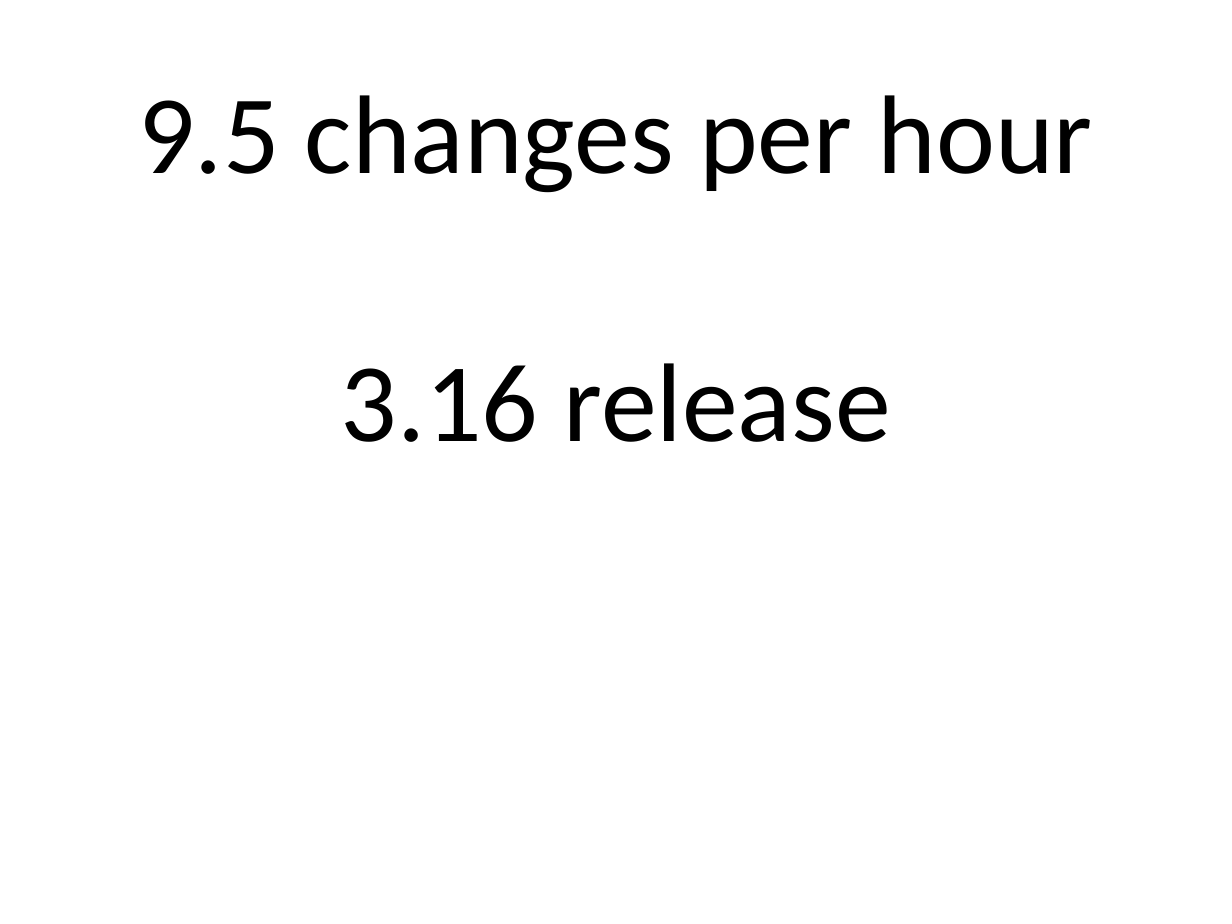
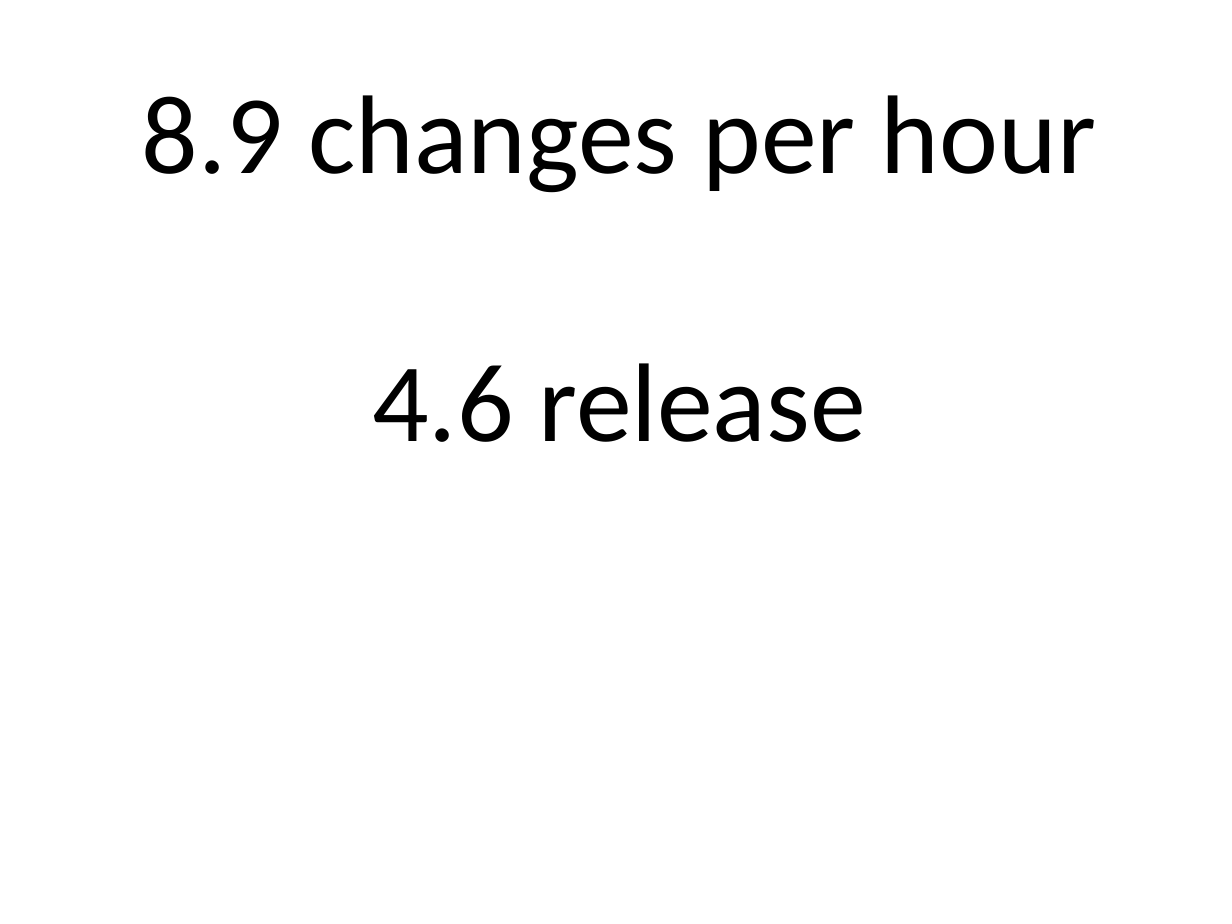
Before and after one commit to gregkh/kernel-development, a slide deck: slide 7 of kernel-development.odp. Drawn at 1232x924 pixels with LibreOffice and Linux fonts; fonts in the diff are those of the drawing. Boxes give left, top, right and bottom in pixels: in the first picture for what was removed or moved away, otherwise in the second. Text is boxed around its words. In the diff, an @@ line names an element or a change of style, - is before the commit and + after.

```diff
--- a/kernel-development.odp
+++ b/kernel-development.odp
@@ text at <box>142,95,1096,442</box>: text changed @@
-9.5 changes per hour
-3.16 release
+8.9 changes per hour
+4.6 release
```
Also in this commit, not shown: 21 other slides changed, 3 slides added, 3 slides removed, 1 other file.
